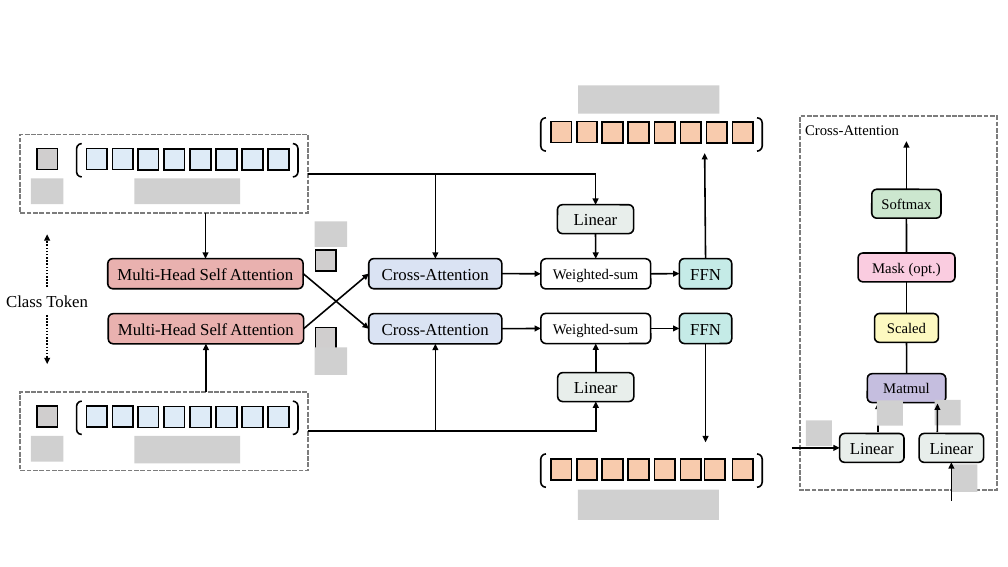
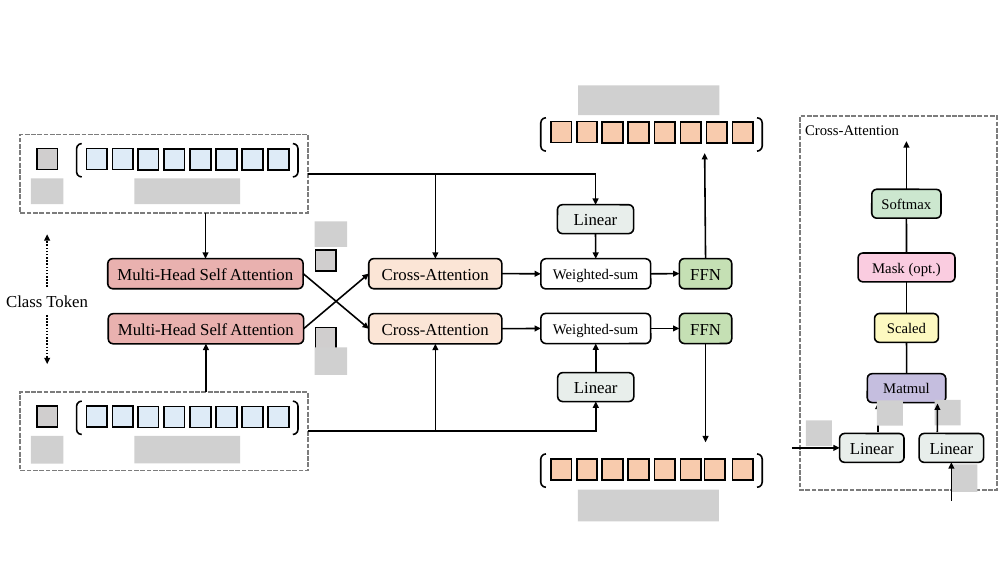
Before and after one commit to MirrichWangD/MUST, a slide deck: slide 6 of 畢業論文/PPT/p.pptx (slide 5 before the commit). Drawn at 1008x567 pixels with LibreOffice and Linux fonts; fonts in the diff are those of the drawing; grey boxes stand for pictures. Boxes give left, top, right and bottom in pixels: in the first picture for what was removed or moved away, otherwise in the second. Text is boxed around its words. In the diff, an @@ line names an element or a change of style, - is before the commit and + after.

```diff
--- a/畢業論文/PPT/p.pptx
+++ b/畢業論文/PPT/p.pptx
@@ rounded rectangle "Cross-Attention" at <box>369,259,502,289</box>: fill #DAE3F3 to #FBE5D6 @@
@@ rounded rectangle "FFN" at <box>680,259,732,289</box>: fill #C5EBE7 to #C5E0B4 @@
@@ rounded rectangle "Cross-Attention" at <box>369,314,502,344</box>: fill #DAE3F3 to #FBE5D6 @@
@@ rounded rectangle "FFN" at <box>680,313,732,343</box>: fill #C5EBE7 to #C5E0B4 @@
```
Also in this commit, not shown: 3 other slides changed, 1 slide added, 1 slide removed, 2 other files.
